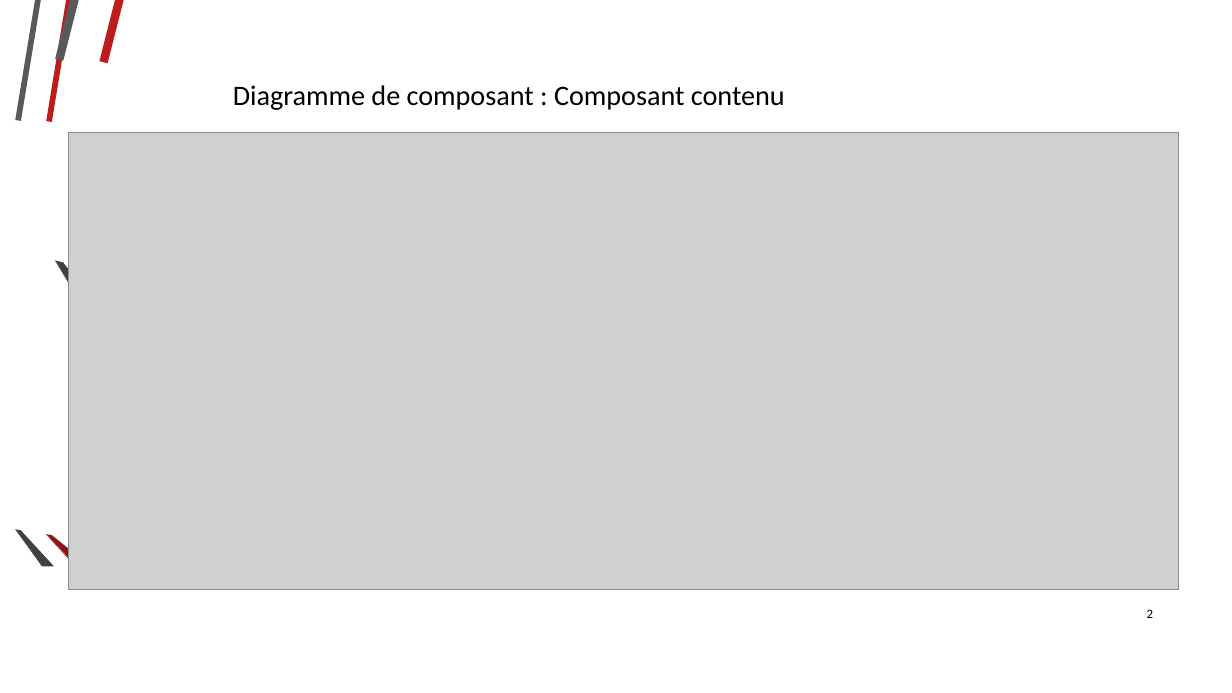
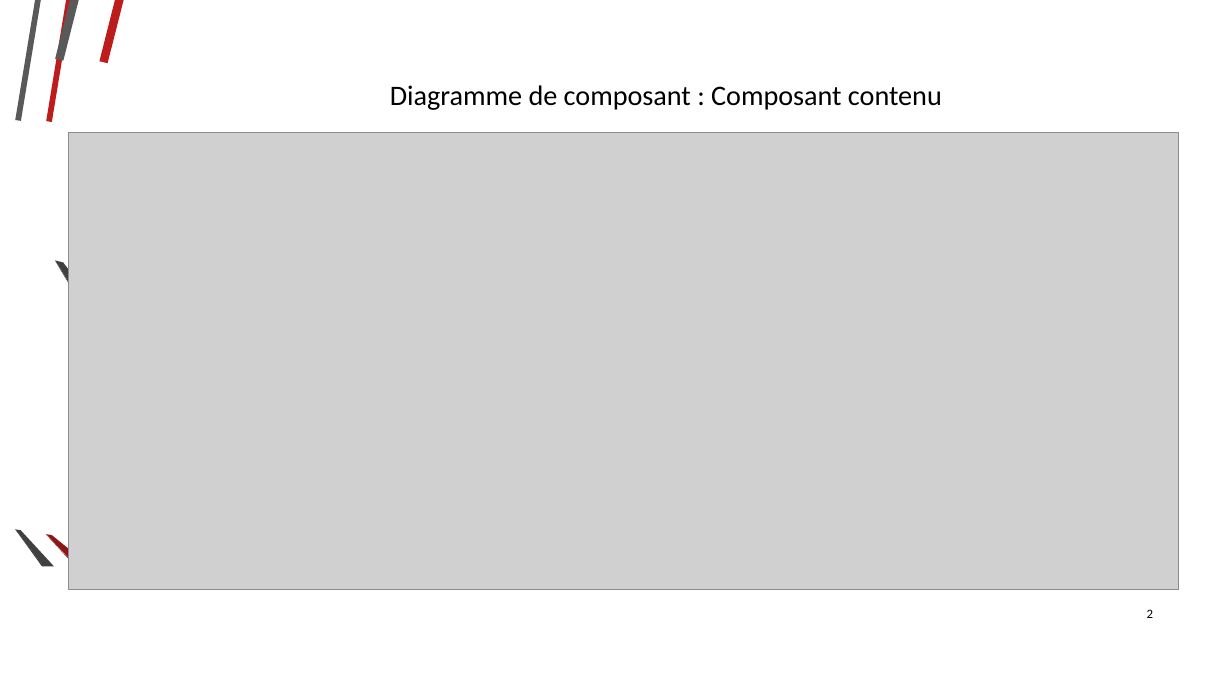
Before and after one commit to Ashmouth/IL, a slide deck: slide 2 of Diaporama/Diaporama2.odp. Drawn at 1232x693 pixels with LibreOffice and Linux fonts; fonts in the diff are those of the drawing; grey boxes stand for pictures; background and template pictures are left out. Boxes give left, top, right and bottom in pixels: in the first picture for what was removed or moved away, otherwise in the second. Text is boxed around its words. In the diff, an @@ line names an element or a change of style, - is before the commit and + after.

```diff
--- a/Diaporama/Diaporama2.odp
+++ b/Diaporama/Diaporama2.odp
@@ title "Diagramme de composant : Composant ..." at (390,85,942,110): alignment left to centre @@
```
Also in this commit, not shown: 2 other slides changed, 5 slides added, 1 slide removed.
